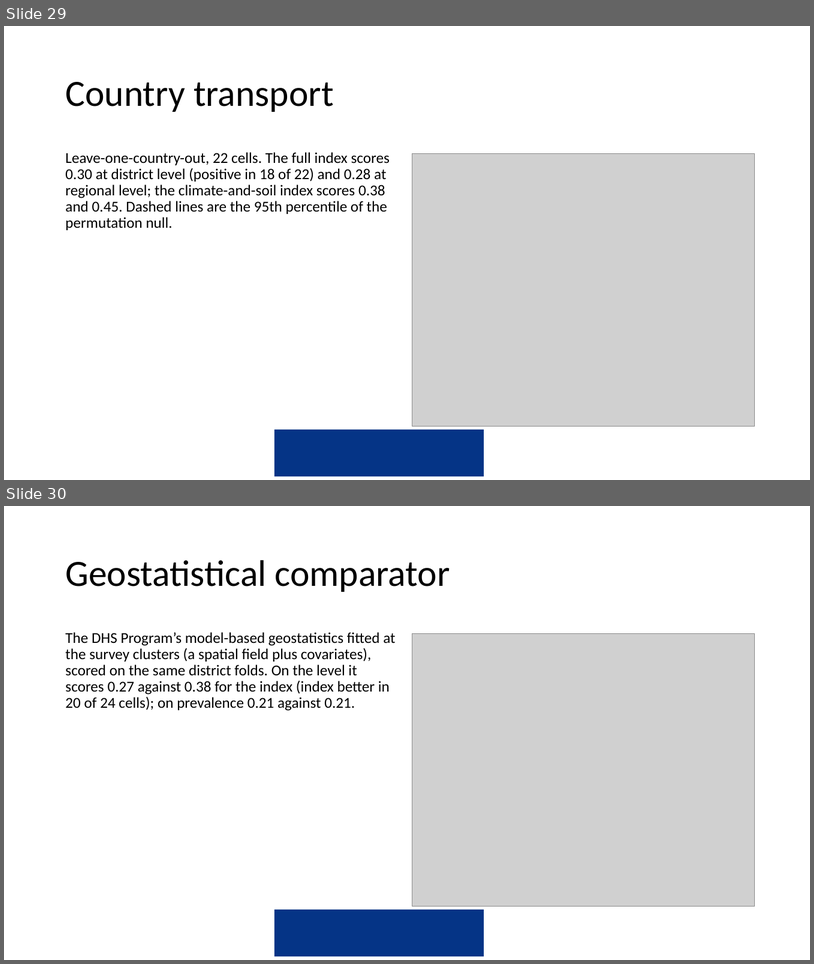
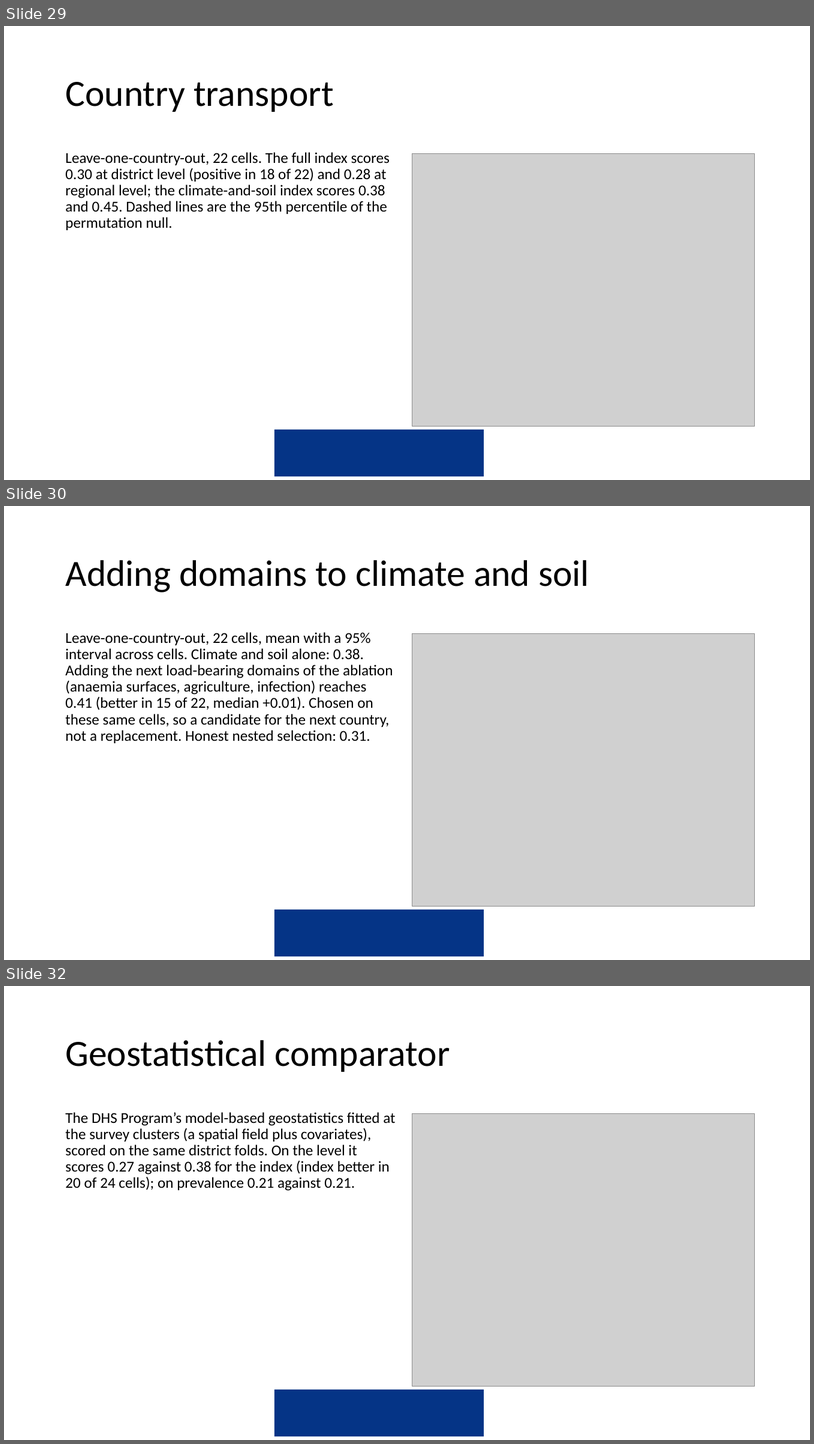
Before and after one commit to amertens/mn-prediction, a slide deck: docs/slides/MN-proxy-full-talk-2026-09.pptx. Shown one above the other, each under a label of ours: slides 29 and 30 before the commit, slides 29, 30 and 32 after it; the slides between them are not shown. The pictures are 814x964 and 814x1444 pixels, drawn with LibreOffice and Linux fonts; fonts in the diff are those of the drawing; grey boxes stand for pictures; background and template pictures are left out. Boxes give left, top, right and bottom in pixels: in the first picture for what was removed or moved away, otherwise in the second. Text is boxed around its words. In the diff, an @@ line names an element or a change of style, - is before the commit and + after.

```diff
--- a/docs/slides/MN-proxy-full-talk-2026-09.pptx
+++ b/docs/slides/MN-proxy-full-talk-2026-09.pptx
@@ slide 30 added at <box>4,506,810,960</box>, background #FFFFFF; not listed: 1 template element that a slide beside it also shows @@
@@ title added at <box>65,560,590,592</box>, 44 pt, text #000000 @@
+Adding domains to climate and soil
@@ text added at <box>65,632,393,743</box>, 18 pt, text #000000 @@
+Leave-one-country-out, 22 cells, mean with a 95% interval across cells. Climate and soil alone: 0.38. Adding the next load-bearing domains of the ablation (anaemia surfaces, agriculture, infection) reaches 0.41 (better in 15 of 22, median +0.01). Chosen on these same cells, so a candidate for the next country, not a replacement. Honest nested selection: 0.31.
@@ picture added at <box>413,634,755,906</box> @@
@@ what was slide 30 is now slide 32 @@
```
Also in this commit, not shown: 1 other slide added, 2 other files.
